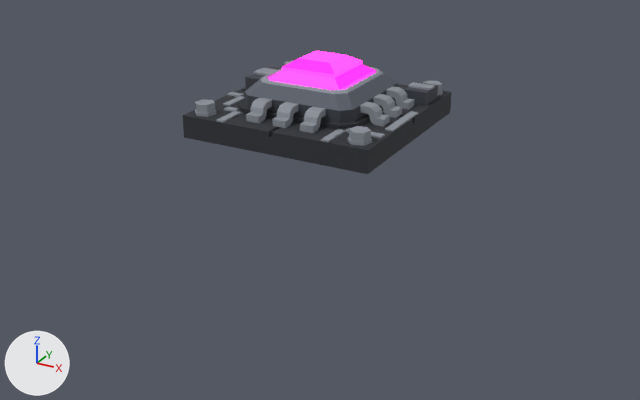
Renders of the FBX model Art/Meshes/xp-chip-big-mesh/SM_XPChipBig.fbx from each side of a commit.
The view is the same before and after, from a 50 mm camera at (62.0, -113.5, 38.7) aimed at (1.8, -4.1, -16.0). Arrows for +X, +Y and +Z are at lower left; the lights stay in place. The first picture is the older version. Vertices at exactly the same position are counted once.

Objects in the first picture: 'SM_XPChipBig'.
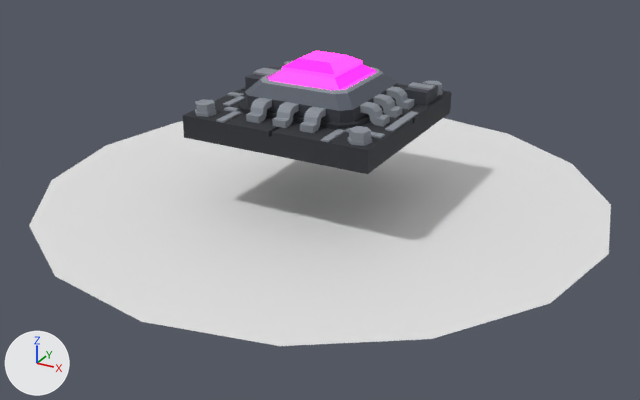
The change, as a diff of the scene's bpy script:
```diff
--- a/Art/Meshes/xp-chip-big-mesh/SM_XPChipBig.fbx.py
+++ b/Art/Meshes/xp-chip-big-mesh/SM_XPChipBig.fbx.py
@@ mat_glow_disc @@
+mat_glow_disc = principled_material('glow_disc')
+mat_glow_disc.base_color = (0.8, 0.8, 0.8)  # white #e7e7e7
@@ me_sm_xpchipbig @@
 # used by ob_sm_xpchipbig; location = (0.0, 0.0, 0.0)
-me_sm_xpchipbig.from_pydata(...)  # 524 vertices, 336 faces; spans x -15.0..15.0, y -15.0..15.0, z -5.3..5.3
+me_sm_xpchipbig.from_pydata(...)  # 541 vertices, 352 faces; spans x -44.4..44.4, y -44.4..44.4, z -16.6..5.3
+# me_sm_xpchipbig part 1: a new loose piece of 17 vertices spanning x -44.4..44.4, y -44.4..44.4, z -16.6, in mat_glow_disc (white #e7e7e7)
 me_sm_xpchipbig.materials.append(mat_m_xpchipbig_board)
@@ me_sm_xpchipbig @@
 me_sm_xpchipbig.materials.append(mat_m_xpchipbig_legs)
+me_sm_xpchipbig.materials.append(mat_glow_disc)  # white #e7e7e7
```

Where the change shows, as pixel boxes [x1, y1, x2, y2] in the pictures (640 x 400 px):
'SM_XPChipBig', reshaped (116% wider, 139% taller): before [183, 51, 452, 174]; after [29, 51, 611, 346]
part 1 of me_sm_xpchipbig, added: after [29, 118, 611, 346]
